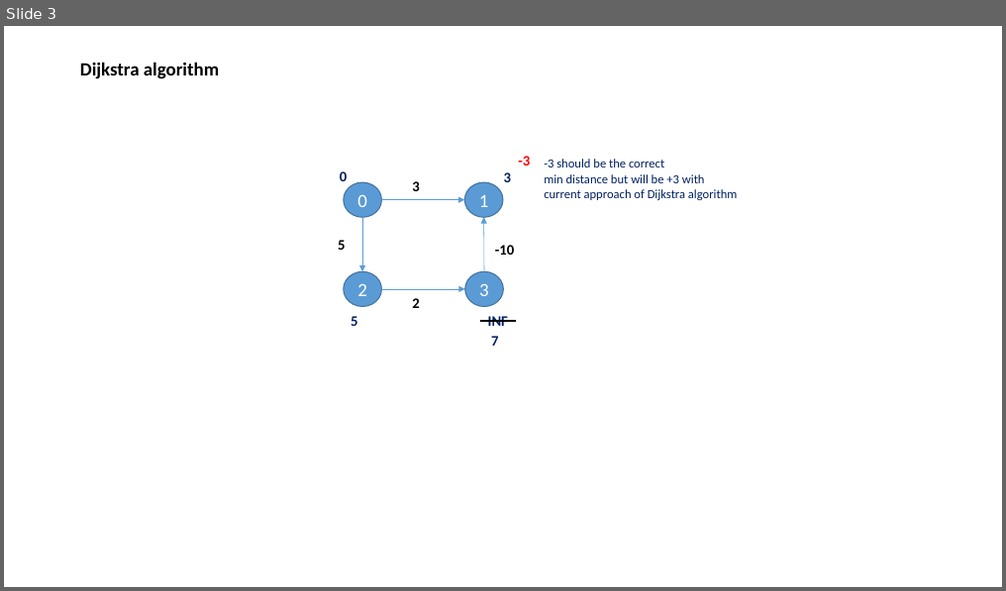
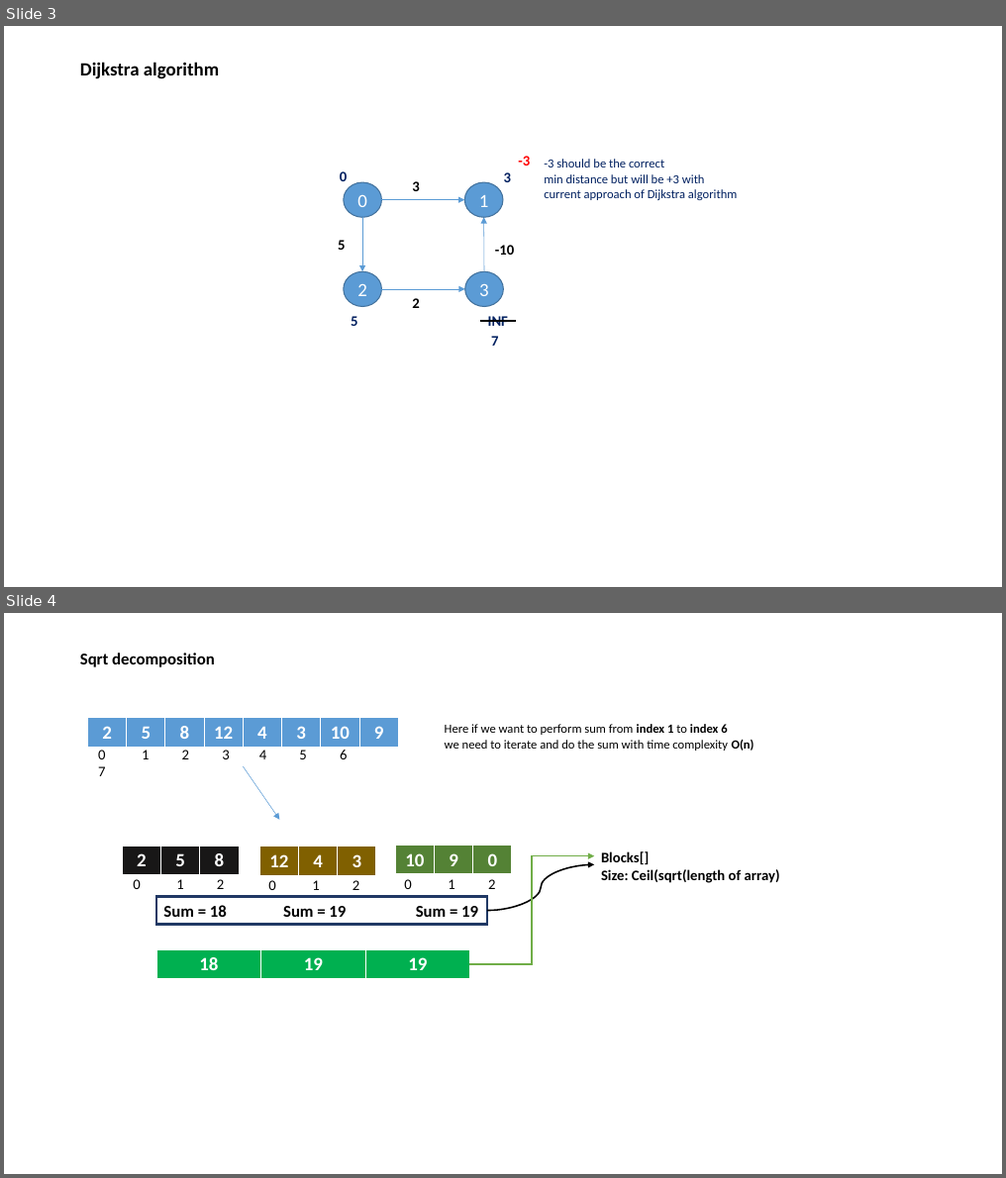
Before and after one commit to swapnajit25/Learnings, a slide deck: ds/ds.pptx. Shown one above the other, each under a label of ours: slide 3 before the commit, slides 3 and 4 after it. The pictures are 1006x591 and 1006x1178 pixels, drawn with LibreOffice and Linux fonts; fonts in the diff are those of the drawing. Boxes give left, top, right and bottom in pixels: in the first picture for what was removed or moved away, otherwise in the second. Text is boxed around its words. In the diff, an @@ line names an element or a change of style, - is before the commit and + after.

```diff
--- a/ds/ds.pptx
+++ b/ds/ds.pptx
@@ slide 4 added at bbox=[4, 613, 1002, 1174], background #FFFFFF @@
@@ title added at bbox=[80, 653, 215, 667], 16 pt, text #000000, bold @@
+Sqrt decomposition
@@ table added at bbox=[88, 718, 399, 748], 1 rows, 8 columns @@
+2 | 5 | 8 | 12 | 4 | 3 | 10 | 9
@@ text added at bbox=[445, 724, 754, 751], 12 pt, text #000000 @@
+Here if we want to perform sum from index 1 to index 6
+we need to iterate and do the sum with time complexity O(n)
@@ text added at bbox=[98, 750, 347, 760], 14 pt, text #000000 @@
+0 1 2 3 4 5 6 7
@@ arrow added from (243, 766) to (279, 820), #5B9BD5 0.5 pt @@
@@ table added at bbox=[122, 846, 239, 875], 1 rows, 3 columns @@
+2 | 5 | 8
@@ table added at bbox=[260, 847, 377, 876], 1 rows, 3 columns @@
+12 | 4 | 3
@@ table added at bbox=[395, 845, 512, 875], 1 rows, 3 columns @@
+10 | 9 | 0
@@ text added at bbox=[133, 879, 224, 889], 14 pt, text #000000 @@
+0 1 2
@@ text added at bbox=[404, 879, 495, 889], 14 pt, text #000000 @@
+0 1 2
@@ elbow arrow added from (469, 964) to (595, 857), #70AD47 1.5 pt @@
@@ curved arrow added from (487, 911) to (595, 864), #000000 1.5 pt @@
@@ text added at bbox=[601, 852, 780, 883], 14 pt, text #000000, bold @@
+Blocks[]
+Size: Ceil(sqrt(length of array)
@@ rectangle added at bbox=[156, 897, 487, 925], outline #203864 2.25 pt @@
@@ text added at bbox=[163, 905, 227, 917], 16 pt, text #000000, bold @@
+Sum = 18
@@ text added at bbox=[268, 880, 359, 890], 14 pt, text #000000 @@
+0 1 2
@@ text added at bbox=[283, 906, 346, 917], 16 pt, text #000000, bold @@
+Sum = 19
@@ text added at bbox=[416, 906, 478, 917], 16 pt, text #000000, bold @@
+Sum = 19
@@ table added at bbox=[156, 950, 471, 980], 1 rows, 3 columns @@
+18 | 19 | 19
```
Also in this commit, not shown: 5 other files.
